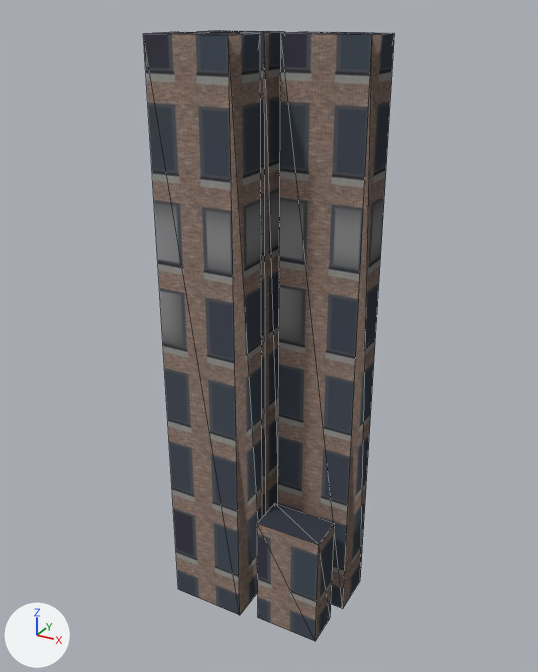
Two versions of the glTF model assets/models/city_block_12345_6_30.glb, one commit apart.
Camera for both pictures: a camera (50 mm lens) standing at (7.68, -14.02, 14.44) and looking at (-0.1, 0.13, 7.37). Every picture has the same lights, and +X, +Y and +Z are marked at lower left. The first picture is the older version. Mesh edges are drawn as thin lines. Vertices at exactly the same position are counted once.

Objects in the first picture: 'block_30'.
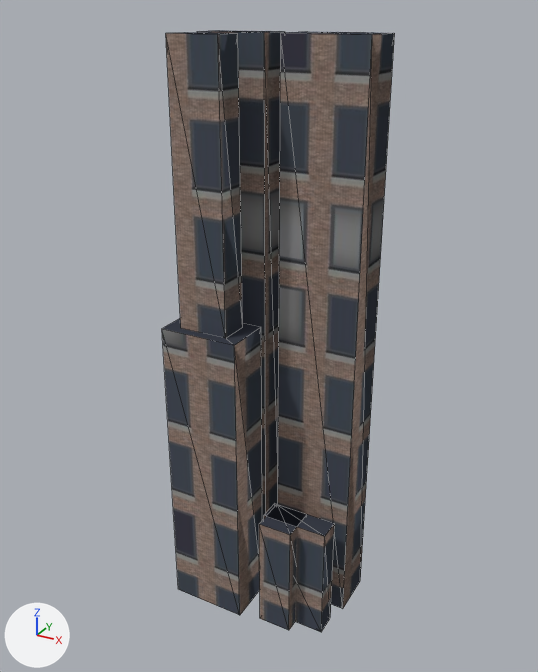
Changed parts and their boxes (x1, y1, x2, y2) in the pictures (538 x 672 px; the box of a moved part takes in the faces that stretch with it):
'block_30', reshaped (8% narrower)
    before: (143, 30, 395, 642)
    after: (162, 30, 395, 632)
part 1 of me_block_30, added
    after: (166, 32, 243, 338)
part 2 of me_block_30, added
    after: (259, 505, 307, 630)
part 3 of me_block_30, moved or reshaped
    before: (143, 32, 335, 641)
    after: (162, 318, 335, 632)

Diff of the bpy script that builds the scene:
```diff
--- a/assets/models/city_block_12345_6_30.glb.py
+++ b/assets/models/city_block_12345_6_30.glb.py
@@ me_block_30 @@
 # used by ob_block_30; location = (0.0, 0.0, 0.0)
-me_block_30.from_pydata(...)  # 32 vertices, 48 faces; spans x -2.1..2.1, y -1.35..1.35, z 0.0..14.0
+me_block_30.from_pydata(...)  # 48 vertices, 72 faces; spans x -2.1..2.1, y -1.35..1.35, z 0.0..14.0
+# me_block_30 part 1: a new loose piece, a box spanning x -1.73..-0.52, y -1.12..-0.38, z 7.7..14.0, in mat_tier1_001 (picture img_image_0)
+# me_block_30 part 2: a new loose piece, a box spanning x 0.36..1.21, y -1.2..-0.3, z 0.0..3.0, in mat_tier1_003 (picture img_image_0)
+# me_block_30 part 3
+# 4 vertices are removed from x -2.1..-0.15, y -1.35..-0.15, z 14.0
+# 10 faces are deleted
+# 4 vertices in x 0.3..1.95, y -1.2, z 0.0..3.0 move by (0.0, 0.34, 0.0)
+# 4 vertices are added at (-2.1, -0.15, 7.7), (-2.1, -1.35, 7.7), (-0.15, -1.35, 7.7), (-0.15, -0.15, 7.7)
+# 10 new faces join them, mat_tier1_001 (picture img_image_0)
 me_block_30.materials.append(mat_tier1)
```
